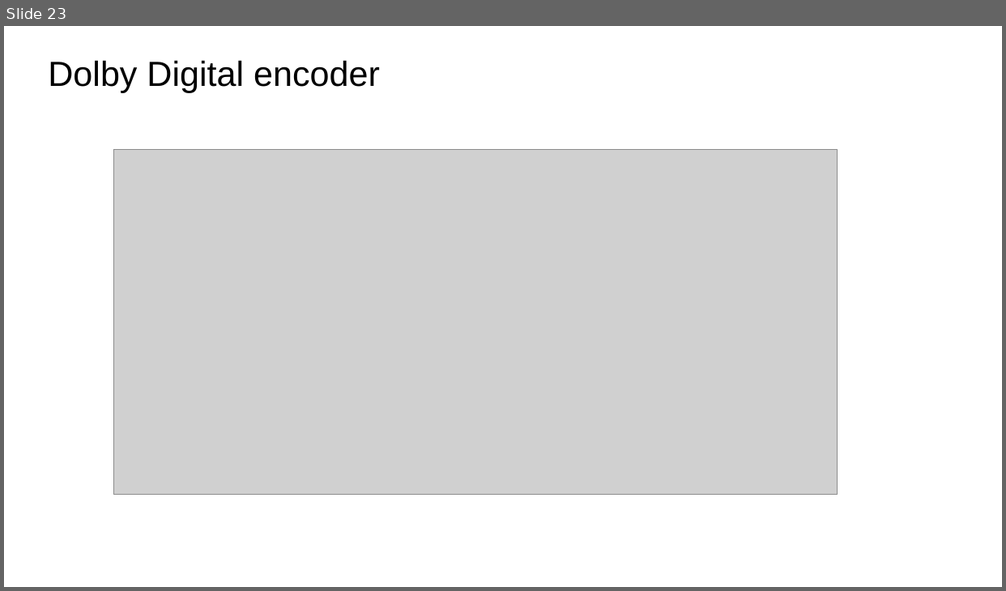
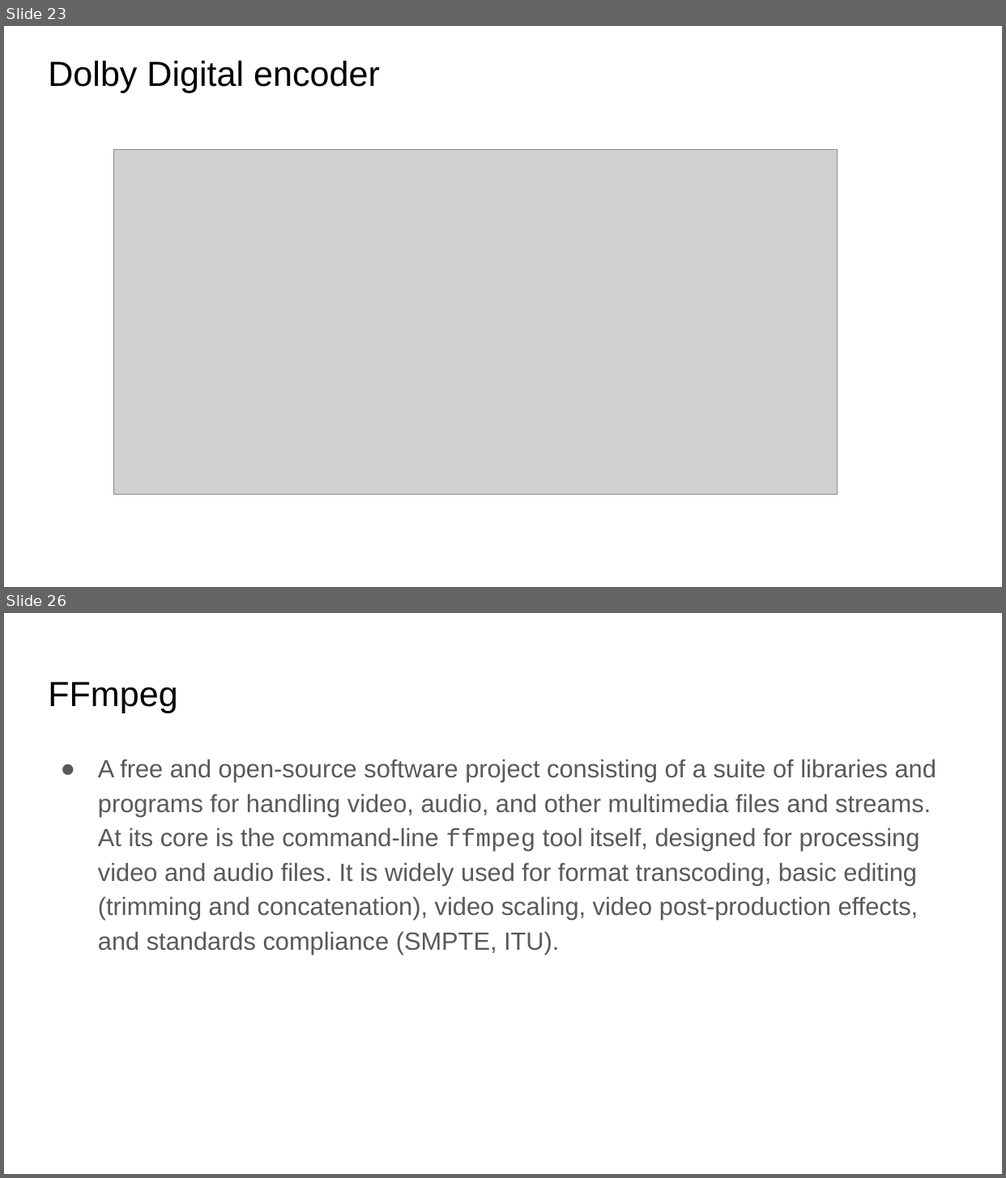
Before and after one commit to xserra/audio-coding-materials, a slide deck: lectures/5. Audio coding standards.pptx. Shown one above the other, each under a label of ours: slide 23 before the commit, slides 23 and 26 after it; the slides between them are not shown. The pictures are 1006x591 and 1006x1178 pixels, drawn with LibreOffice and Linux fonts; fonts in the diff are those of the drawing; grey boxes stand for pictures. Boxes give left, top, right and bottom in pixels: in the first picture for what was removed or moved away, otherwise in the second. Text is boxed around its words. In the diff, an @@ line names an element or a change of style, - is before the commit and + after.

Commit message:
changed smoe slides, specially the ones on loss-less coding, and added ffmpeg

```diff
--- a/lectures/5. Audio coding standards.pptx
+++ b/lectures/5. Audio coding standards.pptx
@@ slide 26 added at [4,613,1002,1174], background #FFFFFF @@
@@ title added at [48,682,177,713], 25.2 pt, text #000000 @@
+FFmpeg
@@ text added at [98,759,936,954], 18 pt, text #595959 @@
+● A free and open-source software project consisting of a suite of libraries and programs for handling video, audio, and other multimedia files and streams. At its core is the command-line ffmpeg tool itself, designed for processing video and audio files. It is widely used for format transcoding, basic editing (trimming and concatenation), video scaling, video post-production effects, and standards compliance (SMPTE, ITU).
```
Also in this commit, not shown: 7 slides changed, 1 other slide added, 1 slide removed.
